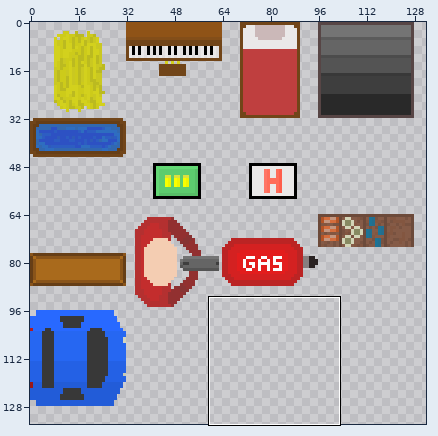
File history of a sprite sheet, game/Content/Tilesets/LooseObjects.png. The first picture is a wide view before the edit; the outline marks the close-up.
Close-up. Before the edit:
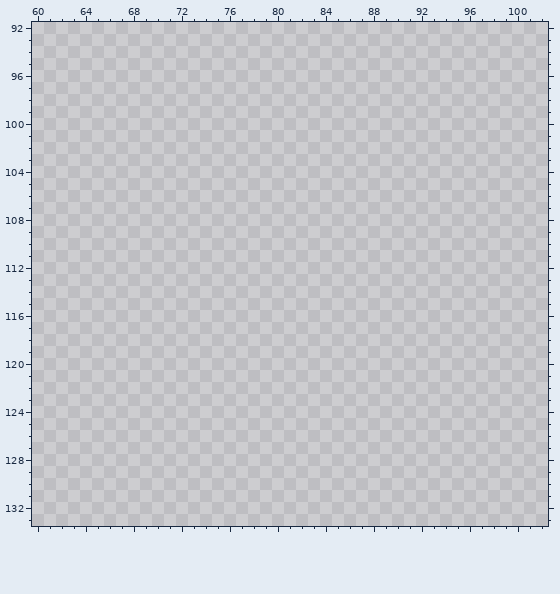
The file is 160x160 pixels. Colours within 5 levels of each other are drawn and written as one. Shown: x 60..102, y 92..133. The wide view leaves out empty margins.
The result:
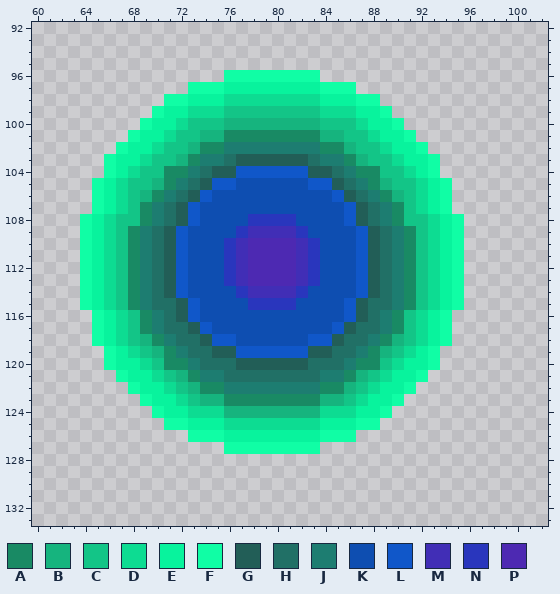
Palette (. is transparent): A #198a64  B #16b47e  C #13c587  D #0ddc92  E #08f39d  F #10fea5  G #225e57  H #217066  J #1d7d71  K #0e4eb1  L #1057c9  M #412eb6  N #2936bd  P #4d29b2
Difference:
@@ x 60..102 @@
  95 ...........................................
- 96 ...........................................
- 97 ...........................................
- 98 ...........................................
- 99 ...........................................
-100 ...........................................
-101 ...........................................
-102 ...........................................
-103 ...........................................
-104 ...........................................
-105 ...........................................
-106 ...........................................
-107 ...........................................
-108 ...........................................
-109 ...........................................
-110 ...........................................
-111 ...........................................
-112 ...........................................
-113 ...........................................
-114 ...........................................
-115 ...........................................
-116 ...........................................
-117 ...........................................
-118 ...........................................
-119 ...........................................
-120 ...........................................
-121 ...........................................
-122 ...........................................
-123 ...........................................
-124 ...........................................
-125 ...........................................
-126 ...........................................
-127 ...........................................
+ 96 ................FFFFFFFF...................
+ 97 .............FFFEEEEEEEEFFF................
+ 98 ...........FFEEEDDDDDDDDEEEFF..............
+ 99 ..........FEEDDDCCCCCCCCDDDEEF.............
+100 .........FEEDCCCBBBBBBBBCCCDEEF............
+101 ........FEEDCCBBAAAAAAAABBCCDEEF...........
+102 .......FEEDCCBAAJJJJJJJJAABCCDEEF..........
+103 ......FEEDCCBAJJHGGGGGGHJJABCCDEEF.........
+104 ......FEDCCAAJHGGLLLLLLGGHJAACCDEF.........
+105 .....FEDCCBAJHGLLKKKKKKLLGHJABCCDEF........
+106 .....FEDCBAJHGLKKKKKKKKKKLGHJABCDEF........
+107 .....FEDCAJHGLKKKKKKKKKKKKLGHJACDEF........
+108 ....FEDCCAJHGLKKKKNNNNKKKKLGHJACCDEF.......
+109 ....FEDCAJHGLKKKKNMMMMNKKKKLGHJACDEF.......
+110 ....FEDCAJHGLKKKNMPPPPMNKKKLGHJACDEF.......
+111 ....FEDCAJHGLKKKNMPPPPMNKKKLGHJACDEF.......
+112 ....FEDCAJHGLKKKNMPPPPMNKKKLGHJACDEF.......
+113 ....FEDCAJHGLKKKNMPPPPMNKKKLGHJACDEF.......
+114 ....FEDCAJHGLKKKKNMMMMNKKKKLGHJACDEF.......
+115 ....FEDCAJHHGLKKKKNNNNKKKKLGHHJACDEF.......
+116 .....FEDCAJHGLKKKKKKKKKKKKLGHJACDEF........
+117 .....FEDCAJHHGLKKKKKKKKKKLGHHJACDEF........
+118 .....FEDCBAJHHGLLKKKKKKLLGHHJABCDEF........
+119 ......FEDCBAJHHGGLLLLLLGGHHJABCDEF.........
+120 ......FEEDCAAJHHHGGGGGGHHHJAACDEEF.........
+121 .......FEEDCBAJJHHHHHHHHJJABCDEEF..........
+122 ........FEEDCBAAJJJJJJJJAABCDEEF...........
+123 .........FEEDCBBAAAAAAAABBCDEEF............
+124 ..........FEEDDDBBBBBBBBDDDEEF.............
+125 ...........FFEEEDDDDDDDDEEEFF..............
+126 .............FFFEEEEEEEEFFF................
+127 ................FFFFFFFF...................
 128 ...........................................
Where, in picture pixels (left, top, right, bottom), the same in both close-ups:
added: (80, 70, 464, 454)
